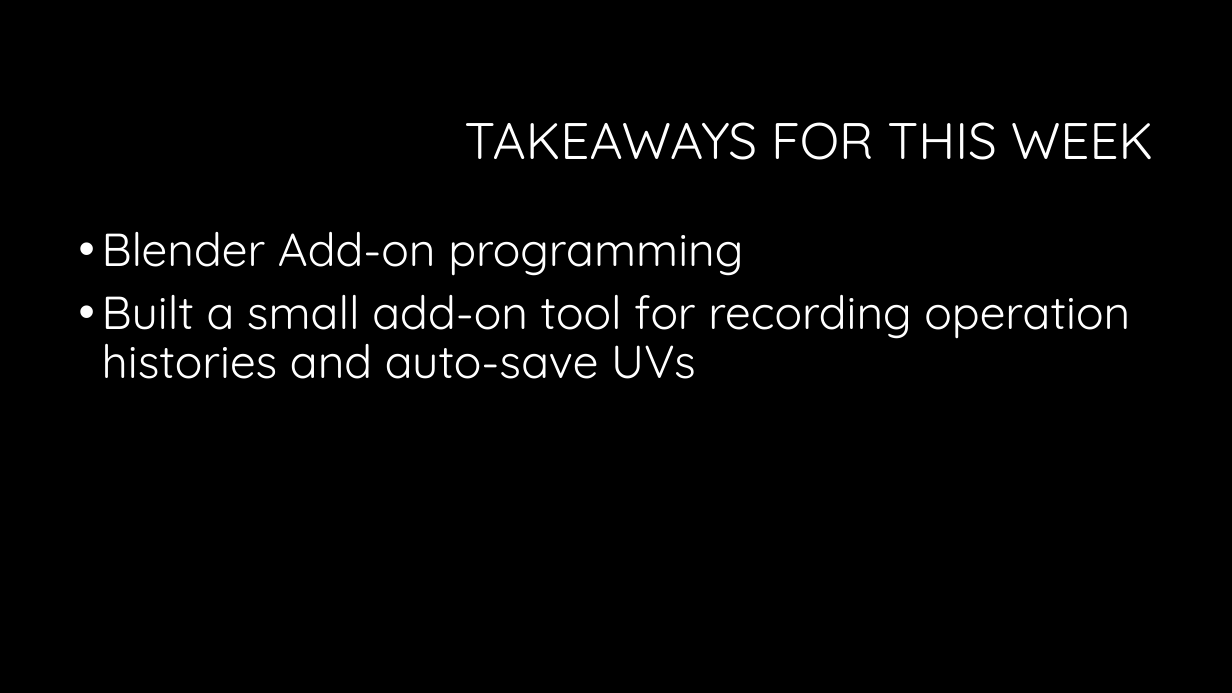
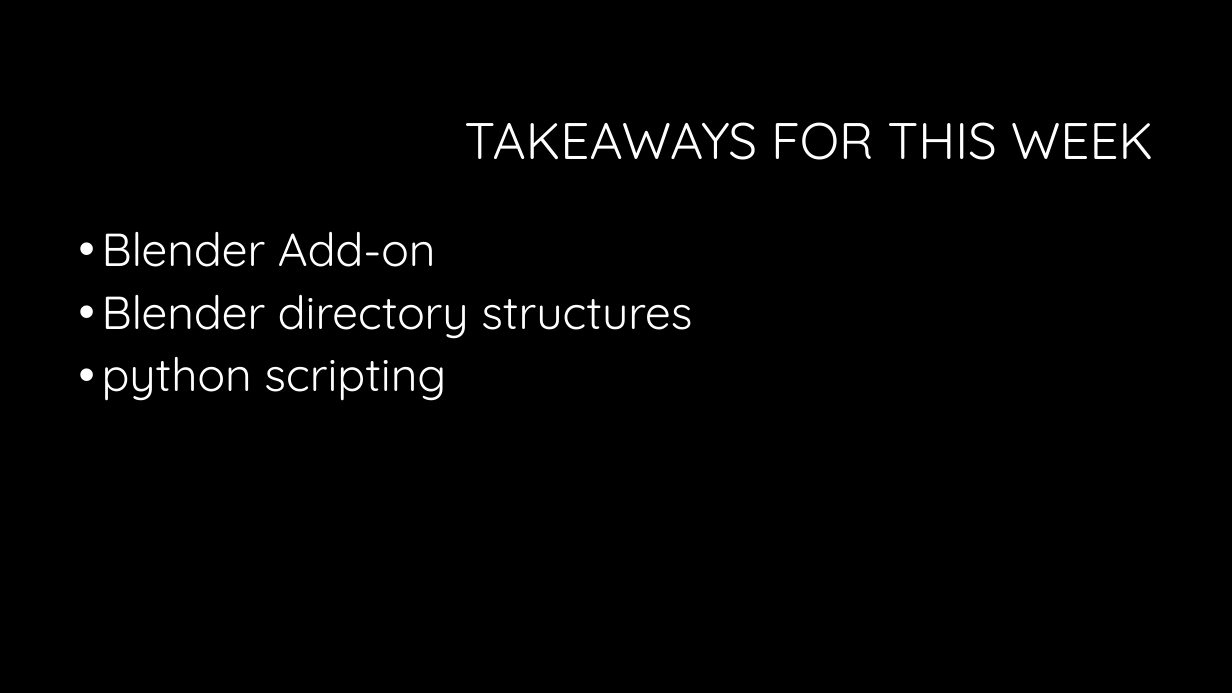
Before and after one commit to CU2018/C_U-Fish-Blender, a slide deck: slide 5 of Project Documents/10.14.pptx. Drawn at 1232x693 pixels with LibreOffice and Linux fonts; fonts in the diff are those of the drawing; background and template pictures are left out. Boxes give left, top, right and bottom in pixels: in the first picture for what was removed or moved away, otherwise in the second. Text is boxed around its words. In the diff, an @@ line names an element or a change of style, - is before the commit and + after.

```diff
--- a/Project Documents/10.14.pptx
+++ b/Project Documents/10.14.pptx
@@ text at <box>102,232,692,401</box>: text changed @@
-• Blender Add-on programming
-• Built a small add-on tool for recording operation histories and auto-save UVs
+• Blender Add-on
+• Blender directory structures
+• python scripting
```
Also in this commit, not shown: 1 other slide changed, 6 other files.
